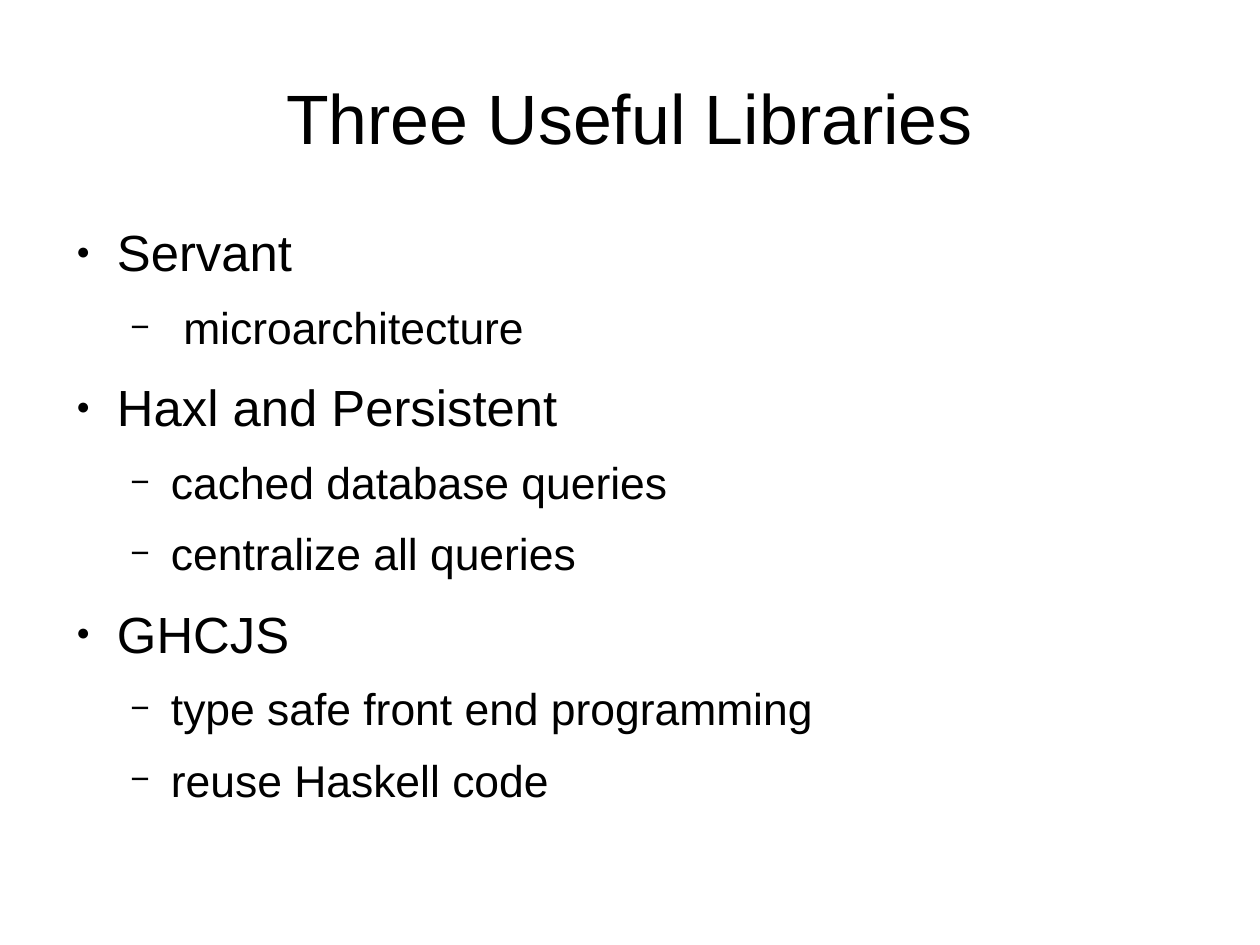
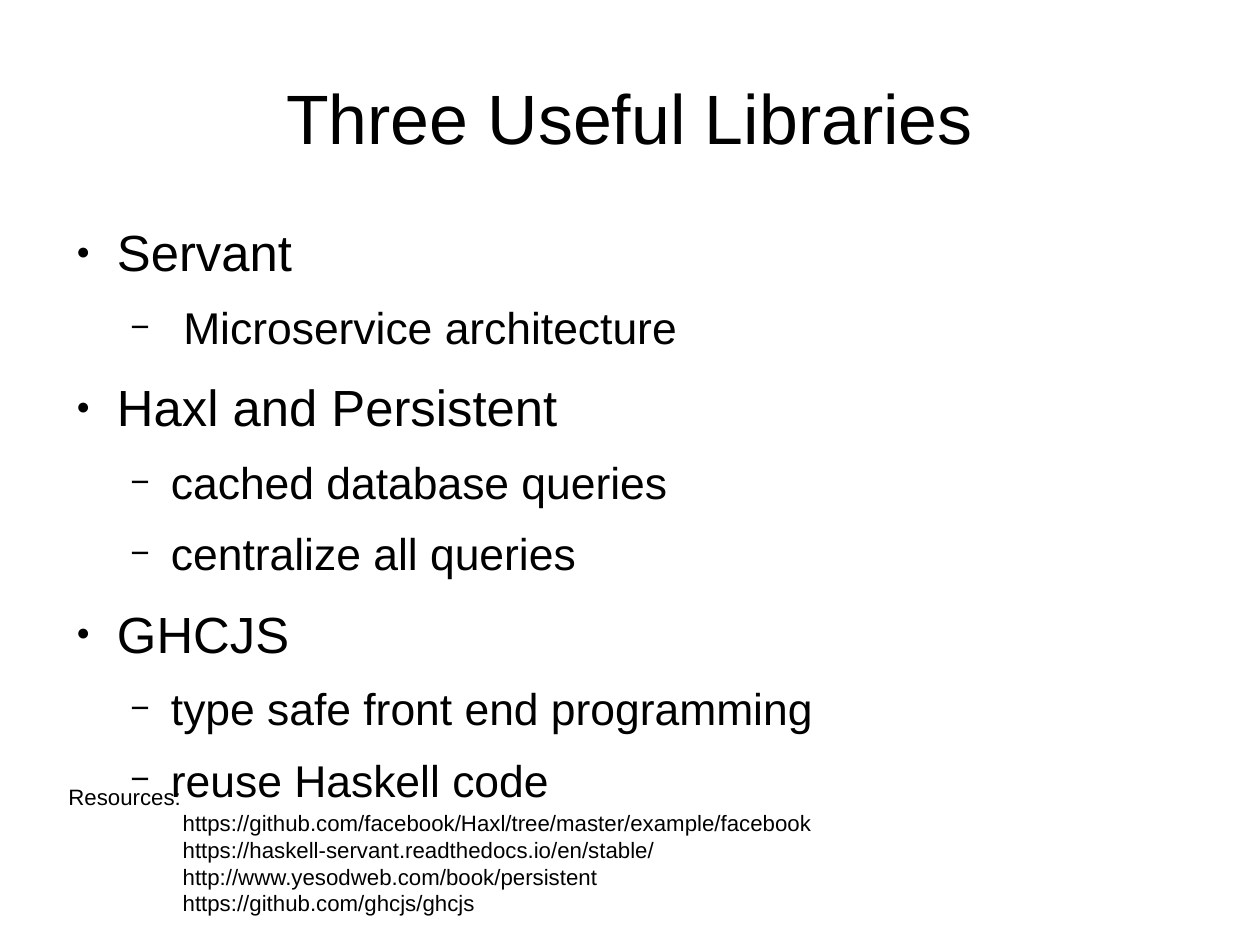
Before and after one commit to plow-technologies/presentations, a slide deck: slide 9 of onping-architecture.odp. Drawn at 1260x945 pixels with LibreOffice and Linux fonts; fonts in the diff are those of the drawing. Boxes give left, top, right and bottom in pixels: in the first picture for what was removed or moved away, otherwise in the second. Text is boxed around its words. In the diff, an @@ line names an element or a change of style, - is before the commit and + after.

Commit message:
Finish first version of onping-architecture.odp

```diff
--- a/onping-architecture.odp
+++ b/onping-architecture.odp
@@ text at (183,311,677,345): text changed @@
-  − microarchitecture
+  − Microservice architecture
@@ text added at (68,787,811,916), 14 pt, text #000000 @@
+Resources:
+https://github.com/facebook/Haxl/tree/master/example/facebook
+https://haskell-servant.readthedocs.io/en/stable/
+http://www.yesodweb.com/book/persistent
+https://github.com/ghcjs/ghcjs
```
Also in this commit, not shown: 8 other slides changed, 4 slides added, 2 slides removed.
